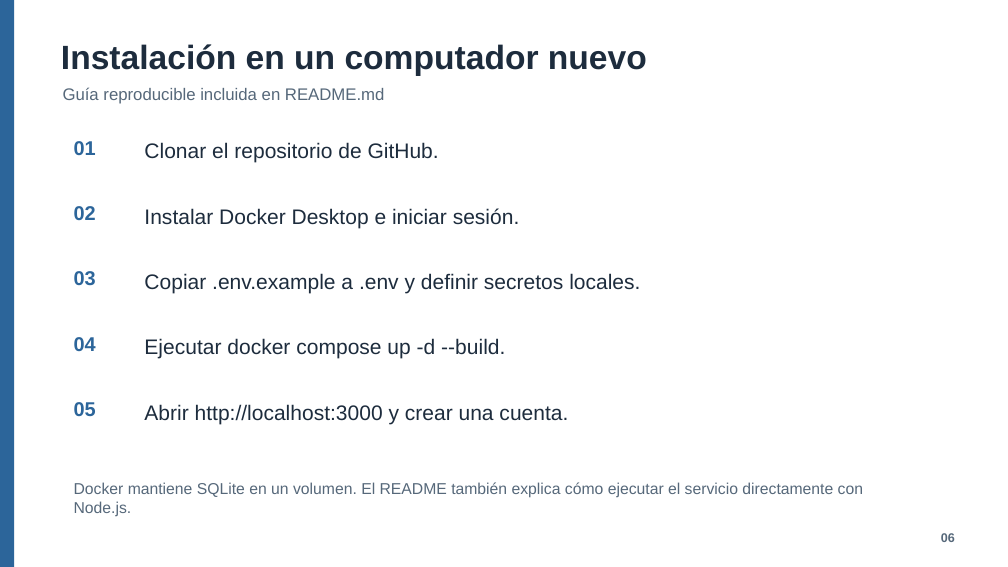
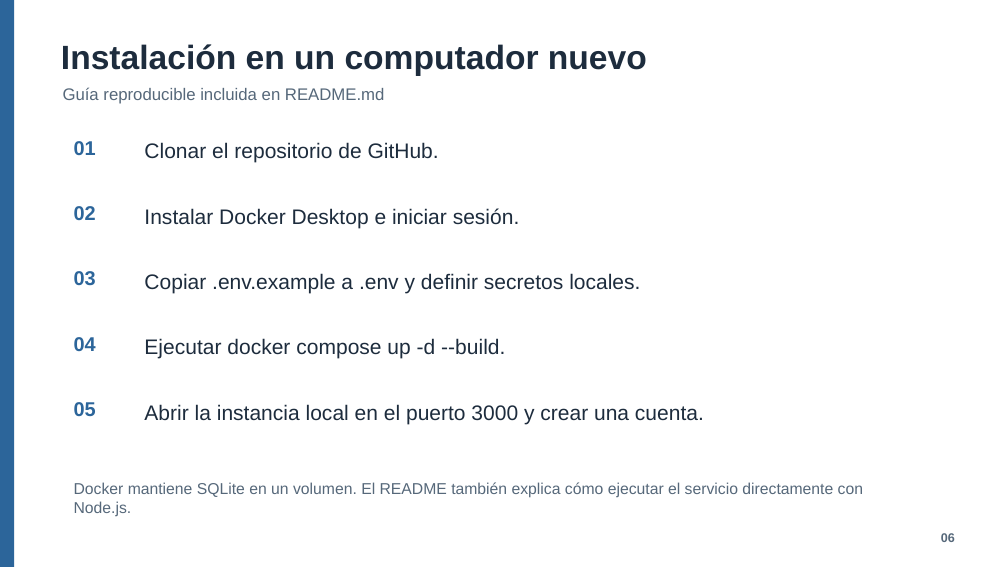
Before and after one commit to edwin2025andres-source/Proyecto-Gestion-de-gastos, a slide deck: slide 6 of Entregables Finales/FinControl_Entrega_Final.pptx. Drawn at 1008x567 pixels with LibreOffice and Linux fonts; fonts in the diff are those of the drawing. Boxes give left, top, right and bottom in pixels: in the first picture for what was removed or moved away, otherwise in the second. Text is boxed around its words. In the diff, an @@ line names an element or a change of style, - is before the commit and + after.

```diff
--- a/Entregables Finales/FinControl_Entrega_Final.pptx
+++ b/Entregables Finales/FinControl_Entrega_Final.pptx
@@ text at bbox=[144, 404, 704, 424]: text changed @@
-Abrir http://localhost:3000 y crear una cuenta.
+Abrir la instancia local en el puerto 3000 y crear una cuenta.
```
Also in this commit, not shown: 6 other files.
